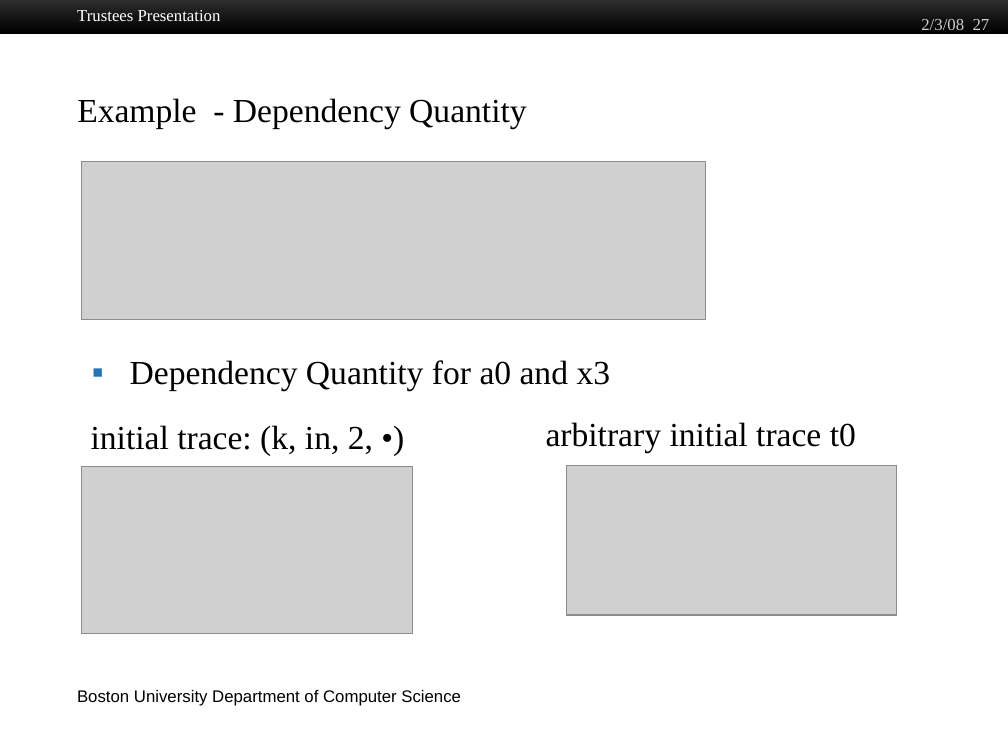
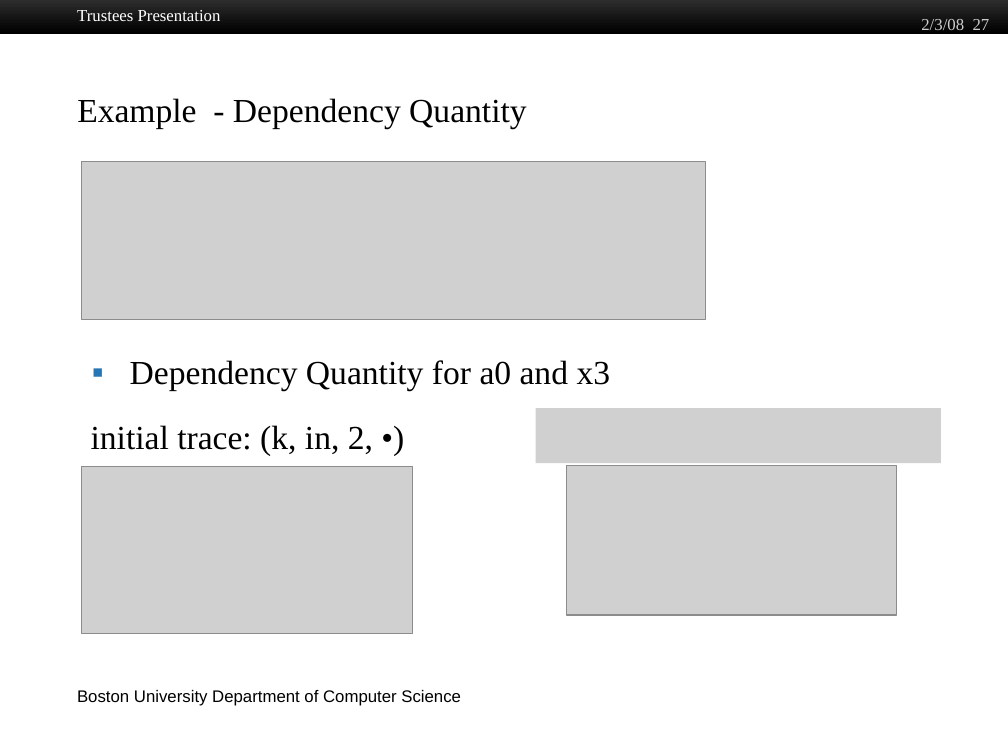
Before and after one commit to jiawenliu/PhD, a slide deck: slide 27 of CS/Prospectus/Slides/Jiawen Liu.pptx. Drawn at 1008x756 pixels with LibreOffice and Linux fonts; fonts in the diff are those of the drawing; grey boxes stand for pictures; background and template pictures are left out. Boxes give left, top, right and bottom in pixels: in the first picture for what was removed or moved away, otherwise in the second. Text is boxed around its words. In the diff, an @@ line names an element or a change of style, - is before the commit and + after.

```diff
--- a/CS/Prospectus/Slides/Jiawen Liu.pptx
+++ b/CS/Prospectus/Slides/Jiawen Liu.pptx
@@ picture added at (535, 408, 940, 464) @@
@@ text removed at (546, 422, 856, 453) @@
-arbitrary initial trace t0
```
Also in this commit, not shown: 12 other slides changed, 19 other files.
